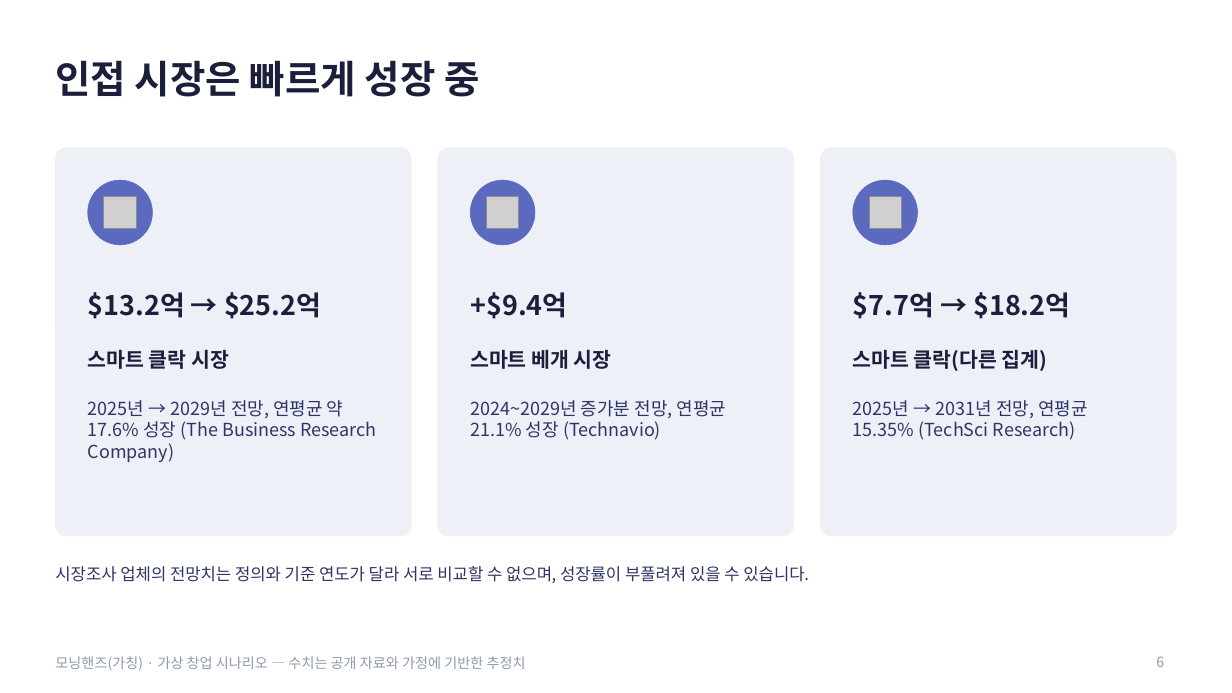
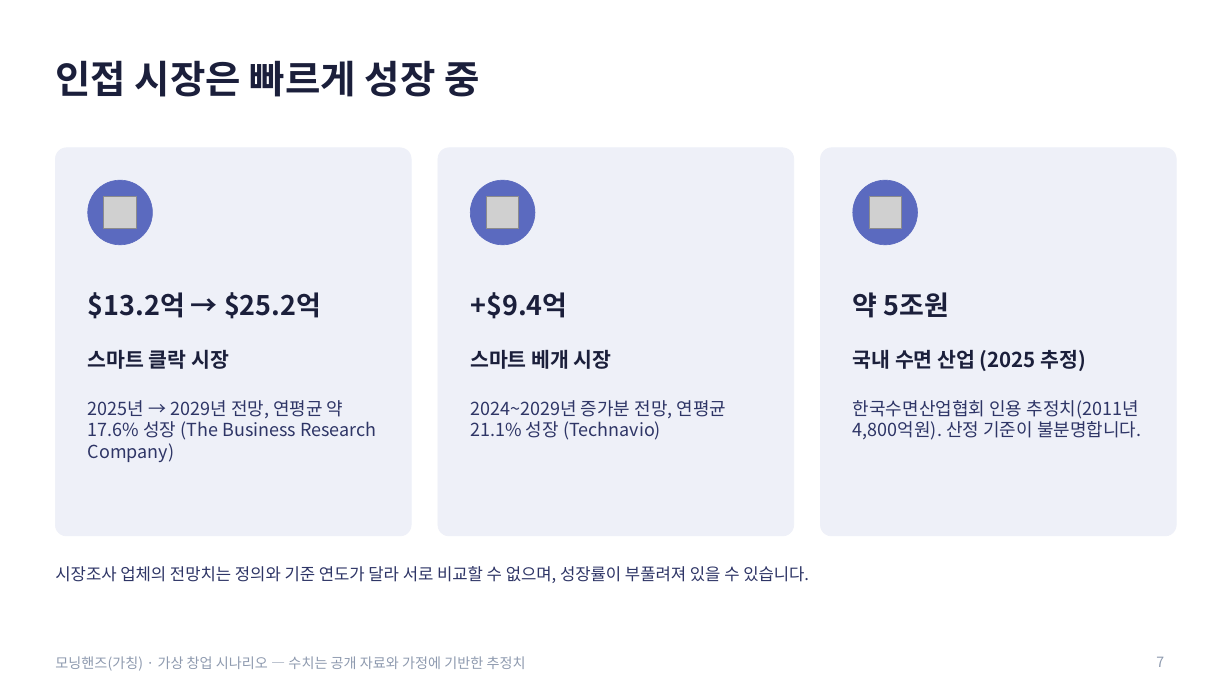
Before and after one commit to g975682-source/-, a slide deck: slide 7 of MorningHands_Business_Analysis.pptx (slide 6 before the commit). Drawn at 1232x693 pixels with LibreOffice and Linux fonts; fonts in the diff are those of the drawing; grey boxes stand for pictures. Boxes give left, top, right and bottom in pixels: in the first picture for what was removed or moved away, otherwise in the second. Text is boxed around its words. In the diff, an @@ line names an element or a change of style, - is before the commit and + after.

```diff
--- a/MorningHands_Business_Analysis.pptx
+++ b/MorningHands_Business_Analysis.pptx
@@ text at bbox=[853, 292, 949, 318]: text changed @@
-$7.7억 → $18.2억
+약 5조원
@@ text at bbox=[853, 350, 1086, 371]: text changed @@
-스마트 클락(다른 집계)
+국내 수면 산업 (2025 추정)
@@ text at bbox=[853, 400, 1141, 440]: text changed @@
-2025년 → 2031년 전망, 연평균 15.35% (TechSci Research)
+한국수면산업협회 인용 추정치(2011년 4,800억원). 산정 기준이 불분명합니다.
@@ page number at bbox=[1156, 657, 1164, 667]: text changed @@
-6
+7
```
Also in this commit, not shown: 7 other slides changed, 1 slide added.
